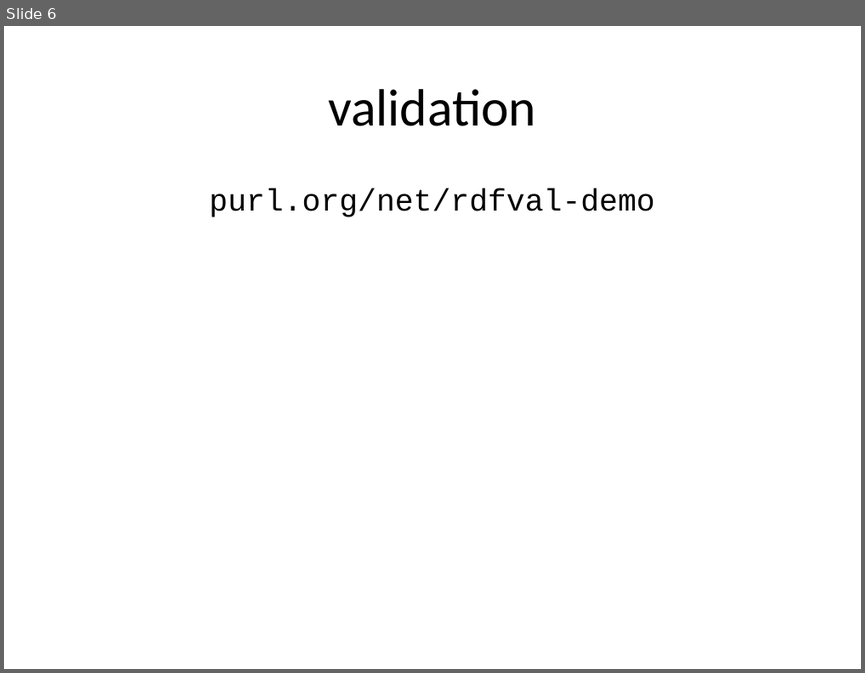
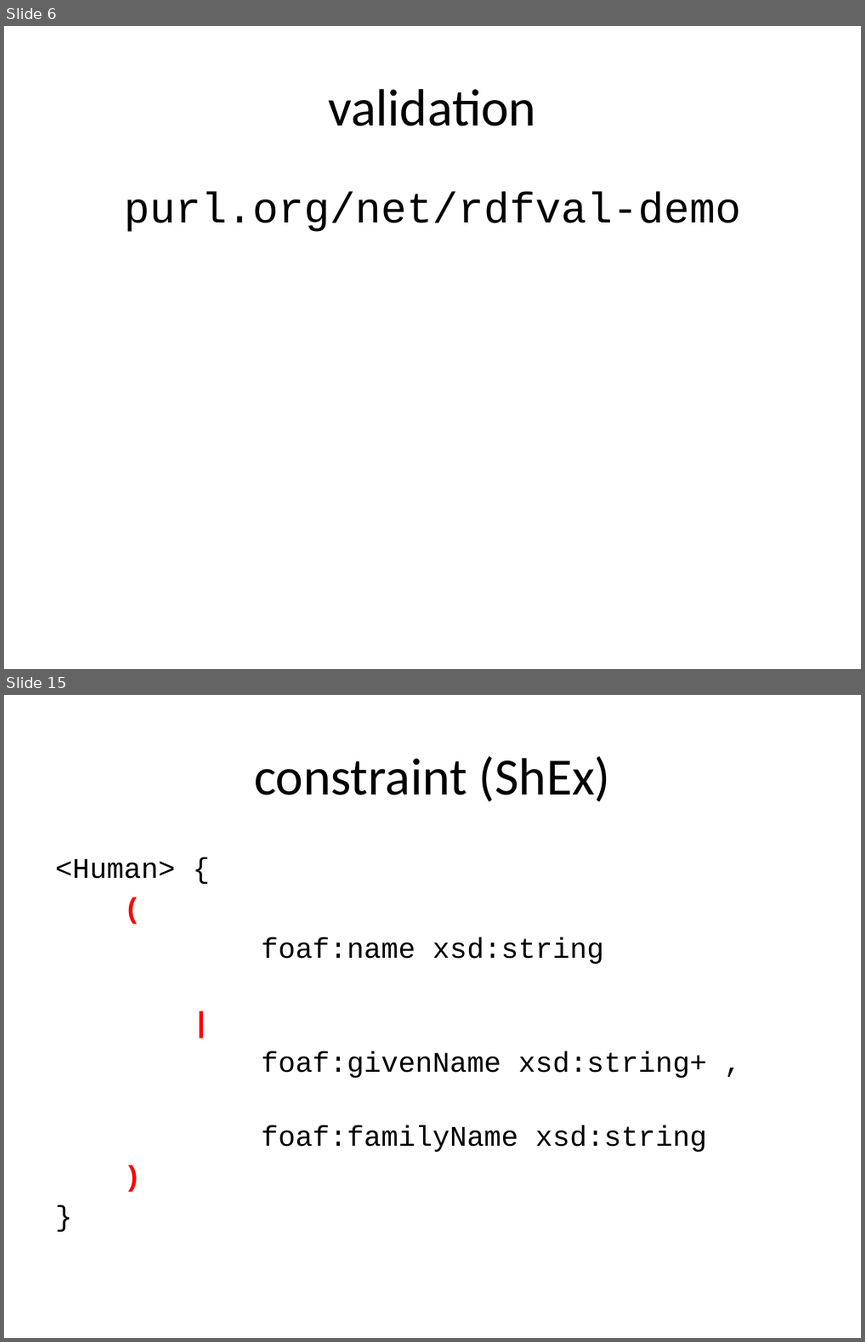
Before and after one commit to boschthomas/rdf-validation-research, a slide deck: presentations/Tutorial Thomas Bosch (DC 2014).pptx. Shown one above the other, each under a label of ours: slide 6 before the commit, slides 6 and 15 after it; the slides between them are not shown. The pictures are 865x673 and 865x1342 pixels, drawn with LibreOffice and Linux fonts; fonts in the diff are those of the drawing. Boxes give left, top, right and bottom in pixels: in the first picture for what was removed or moved away, otherwise in the second. Text is boxed around its words. In the diff, an @@ line names an element or a change of style, - is before the commit and + after.

```diff
--- a/presentations/Tutorial Thomas Bosch (DC 2014).pptx
+++ b/presentations/Tutorial Thomas Bosch (DC 2014).pptx
@@ slide 15 added at [4,695,861,1338], background #FFFFFF @@
@@ title added at [254,756,611,802], 44 pt, text #000000 @@
+constraint (ShEx)
@@ text added at [55,859,707,1151], 24 pt, text #000000 @@
+<Human> {
+(
+foaf:name xsd:string
+|
+foaf:givenName xsd:string+ ,
+foaf:familyName xsd:string
+)
+}
@@ slide 6 changed as well @@
@@ text "purl.org/net/rdfval-demo" at [124,192,741,232]: size 26 to 36 pt; more space between paragraphs @@
```
Also in this commit, not shown: 3 other slides changed, 14 other slides added, 1 other file.
